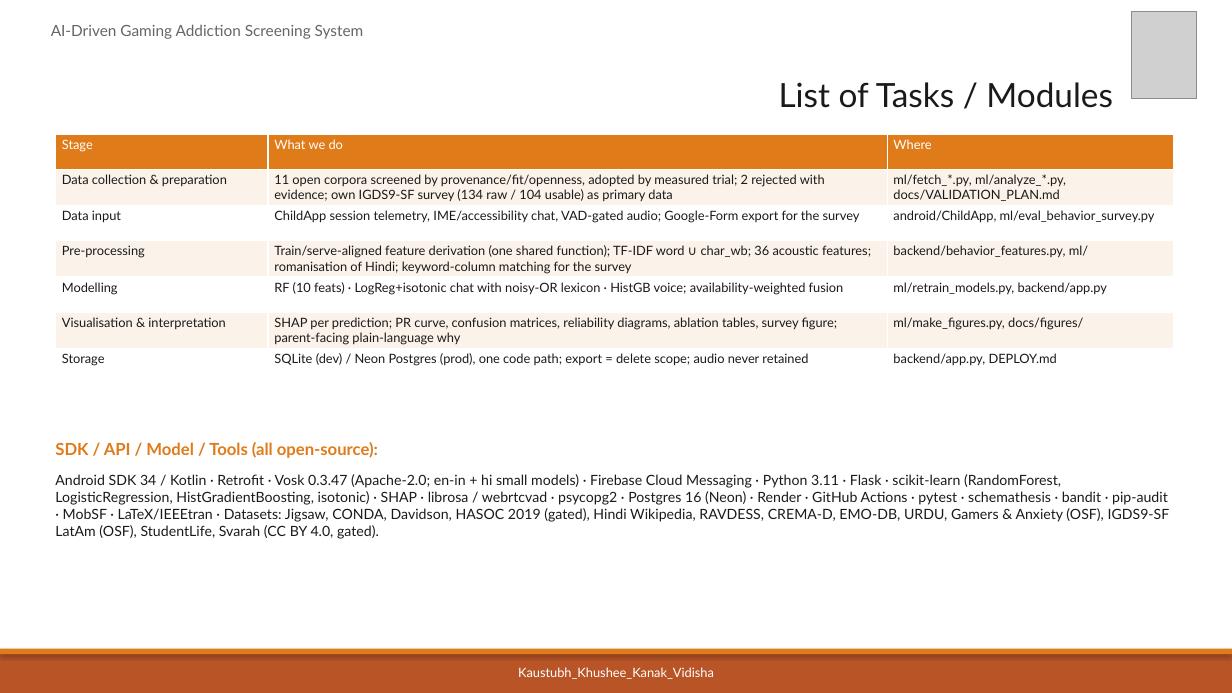
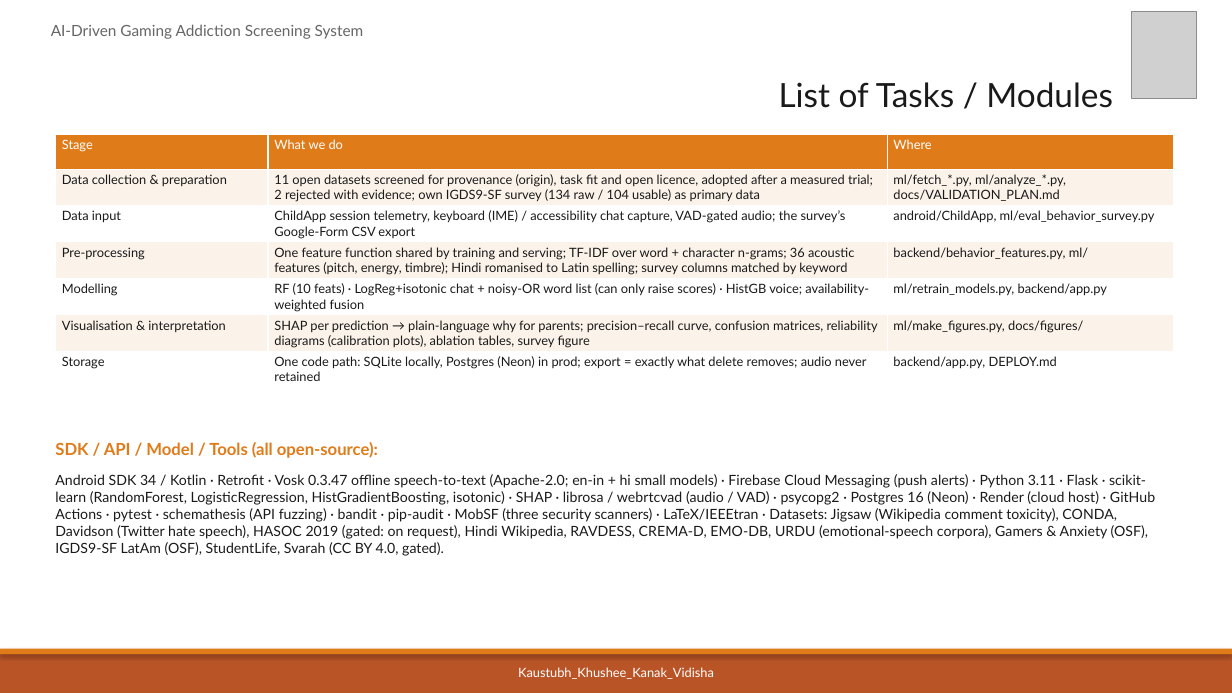
Before and after one commit to kaustubhagarwal21/gaming-addiction-detection-capstone, a slide deck: slide 7 of docs/PES_REVIEW1_DECK.pptx. Drawn at 1232x693 pixels with LibreOffice and Linux fonts; fonts in the diff are those of the drawing; grey boxes stand for pictures. Boxes give left, top, right and bottom in pixels: in the first picture for what was removed or moved away, otherwise in the second. Text is boxed around its words. In the diff, an @@ line names an element or a change of style, - is before the commit and + after.

```diff
--- a/docs/PES_REVIEW1_DECK.pptx
+++ b/docs/PES_REVIEW1_DECK.pptx
@@ table at bbox=[55, 134, 1174, 385] @@
-row 2, column 2: 11 open corpora screened by provenance/fit/openness, adopted by measured trial; 2 rejected with evidence; own IGDS9-SF survey (134 raw / 104 usable) as primary data
+row 2, column 2: 11 open datasets screened for provenance (origin), task fit and open licence, adopted after a measured trial; 2 rejected with evidence; own IGDS9-SF survey (134 raw / 104 usable) as primary data
-row 3, column 2: ChildApp session telemetry, IME/accessibility chat, VAD-gated audio; Google-Form export for the survey
+row 3, column 2: ChildApp session telemetry, keyboard (IME) / accessibility chat capture, VAD-gated audio; the survey’s Google-Form CSV export
-row 4, column 2: Train/serve-aligned feature derivation (one shared function); TF-IDF word ∪ char_wb; 36 acoustic features; romanisation of Hindi; keyword-column matching for the survey
+row 4, column 2: One feature function shared by training and serving; TF-IDF over word + character n-grams; 36 acoustic features (pitch, energy, timbre); Hindi romanised to Latin spelling; survey columns matched by keyword
-row 5, column 2: RF (10 feats) · LogReg+isotonic chat with noisy-OR lexicon · HistGB voice; availability-weighted fusion
+row 5, column 2: RF (10 feats) · LogReg+isotonic chat + noisy-OR word list (can only raise scores) · HistGB voice; availability-weighted fusion
-row 6, column 2: SHAP per prediction; PR curve, confusion matrices, reliability diagrams, ablation tables, survey figure; parent-facing plain-language why
+row 6, column 2: SHAP per prediction → plain-language why for parents; precision–recall curve, confusion matrices, reliability diagrams (calibration plots), ablation tables, survey figure
-row 7, column 2: SQLite (dev) / Neon Postgres (prod), one code path; export = delete scope; audio never retained
+row 7, column 2: One code path: SQLite locally, Postgres (Neon) in prod; export = exactly what delete removes; audio never retained
@@ text at bbox=[55, 474, 1155, 556]: text changed @@
-Android SDK 34 / Kotlin · Retrofit · Vosk 0.3.47 (Apache-2.0; en-in + hi small models) · Firebase Cloud Messaging · Python 3.11 · Flask · scikit-learn (RandomForest, LogisticRegression, HistGradientBoosting, isotonic) · SHAP · librosa / webrtcvad · psycopg2 · Postgres 16 (Neon) · Render · GitHub Actions · pytest · schemathesis · bandit · pip-audit · MobSF · LaTeX/IEEEtran · Datasets: Jigsaw, CONDA, Davidson, HASOC 2019 (gated), Hindi Wikipedia, RAVDESS, CREMA-D, EMO-DB, URDU, Gamers & Anxiety (OSF), IGDS9-SF LatAm (OSF), StudentLife, Svarah (CC BY 4.0, gated).
+Android SDK 34 / Kotlin · Retrofit · Vosk 0.3.47 offline speech-to-text (Apache-2.0; en-in + hi small models) · Firebase Cloud Messaging (push alerts) · Python 3.11 · Flask · scikit-learn (RandomForest, LogisticRegression, HistGradientBoosting, isotonic) · SHAP · librosa / webrtcvad (audio / VAD) · psycopg2 · Postgres 16 (Neon) · Render (cloud host) · GitHub Actions · pytest · schemathesis (API fuzzing) · bandit · pip-audit · MobSF (three security scanners) · LaTeX/IEEEtran · Datasets: Jigsaw (Wikipedia comment toxicity), CONDA, Davidson (Twitter hate speech), HASOC 2019 (gated: on request), Hindi Wikipedia, RAVDESS, CREMA-D, EMO-DB, URDU (emotional-speech corpora), Gamers & Anxiety (OSF), IGDS9-SF LatAm (OSF), StudentLife, Svarah (CC BY 4.0, gated).
```
Also in this commit, not shown: 6 other slides changed, 1 other file.
